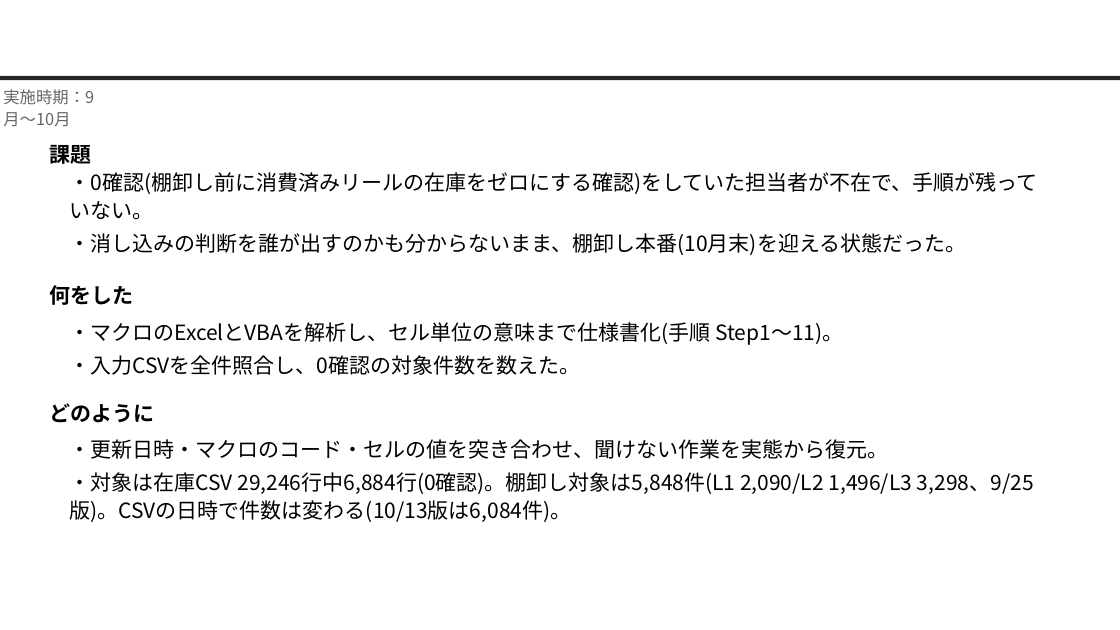
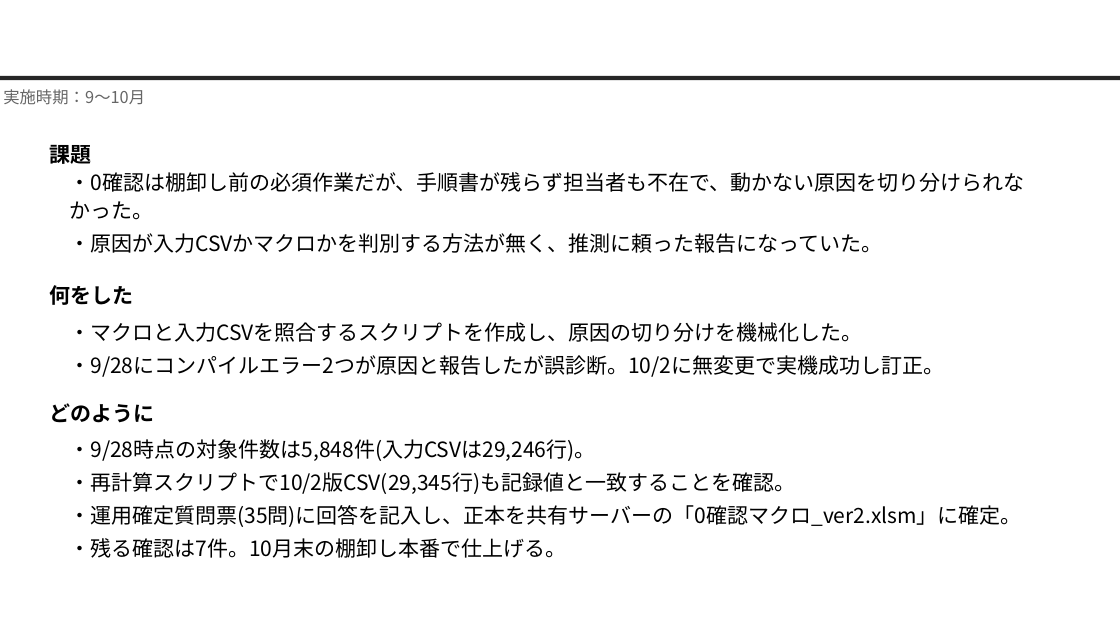
Before and after one commit to nk-shino/work_vault, a slide deck: slide 3 of workvault-sync/10_業務全般/業務報告/10月業務報告(篠原).pptx. Drawn at 1120x630 pixels with LibreOffice and Linux fonts; fonts in the diff are those of the drawing; background and template pictures are left out. Boxes give left, top, right and bottom in pixels: in the first picture for what was removed or moved away, otherwise in the second. Text is boxed around its words. In the diff, an @@ line names an element or a change of style, - is before the commit and + after.

```diff
--- a/workvault-sync/10_業務全般/業務報告/10月業務報告(篠原).pptx
+++ b/workvault-sync/10_業務全般/業務報告/10月業務報告(篠原).pptx
@@ text at [3,89,145,105]: text changed @@
-実施時期：9月〜10月
+実施時期：9〜10月
@@ text at [69,172,1024,253]: text changed @@
-・0確認(棚卸し前に消費済みリールの在庫をゼロにする確認)をしていた担当者が不在で、手順が残っていない。
-・消し込みの判断を誰が出すのかも分からないまま、棚卸し本番(10月末)を迎える状態だった。
+・0確認は棚卸し前の必須作業だが、手順書が残らず担当者も不在で、動かない原因を切り分けられなかった。
+・原因が入力CSVかマクロかを判別する方法が無く、推測に頼った報告になっていた。
@@ text at [69,322,944,377]: text changed @@
-・マクロのExcelとVBAを解析し、セル単位の意味まで仕様書化(手順 Step1〜11)。
-・入力CSVを全件照合し、0確認の対象件数を数えた。
+・マクロと入力CSVを照合するスクリプトを作成し、原因の切り分けを機械化した。
+・9/28にコンパイルエラー2つが原因と報告したが誤診断。10/2に無変更で実機成功し訂正。
@@ text at [69,439,1021,558]: text changed @@
-・更新日時・マクロのコード・セルの値を突き合わせ、聞けない作業を実態から復元。
-・対象は在庫CSV 29,246行中6,884行(0確認)。棚卸し対象は5,848件(L1 2,090/L2 1,496/L3 3,298、9/25版)。CSVの日時で件数は変わる(10/13版は6,084件)。
+・9/28時点の対象件数は5,848件(入力CSVは29,246行)。
+・再計算スクリプトで10/2版CSV(29,345行)も記録値と一致することを確認。
+・運用確定質問票(35問)に回答を記入し、正本を共有サーバーの「0確認マクロ_ver2.xlsm」に確定。
+・残る確認は7件。10月末の棚卸し本番で仕上げる。
```
Also in this commit, not shown: 4 other slides changed, 4 other files.
